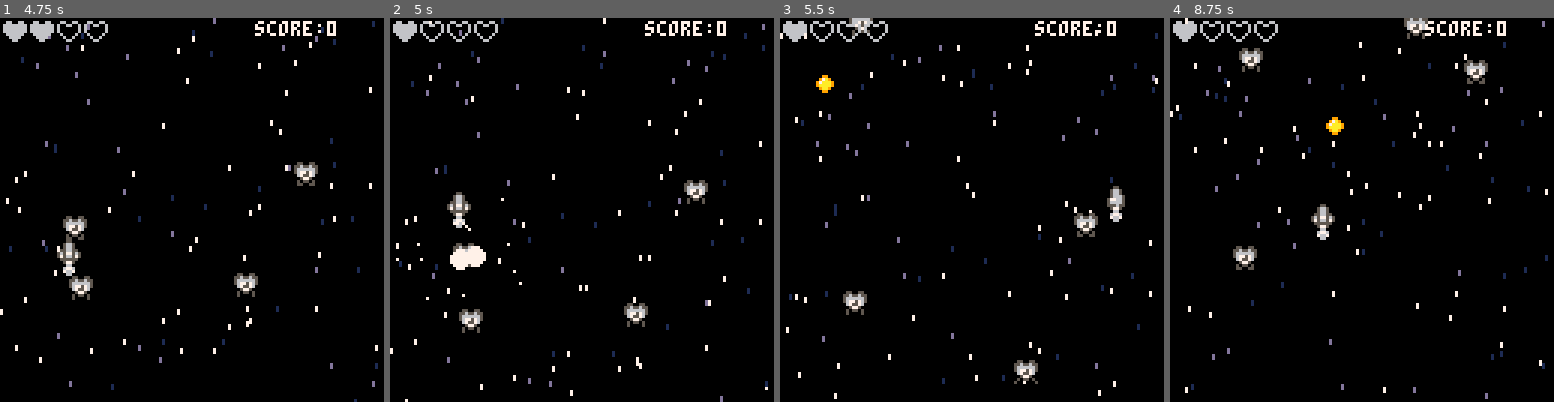
Above: before the commit, frames 1-4 (left to right).
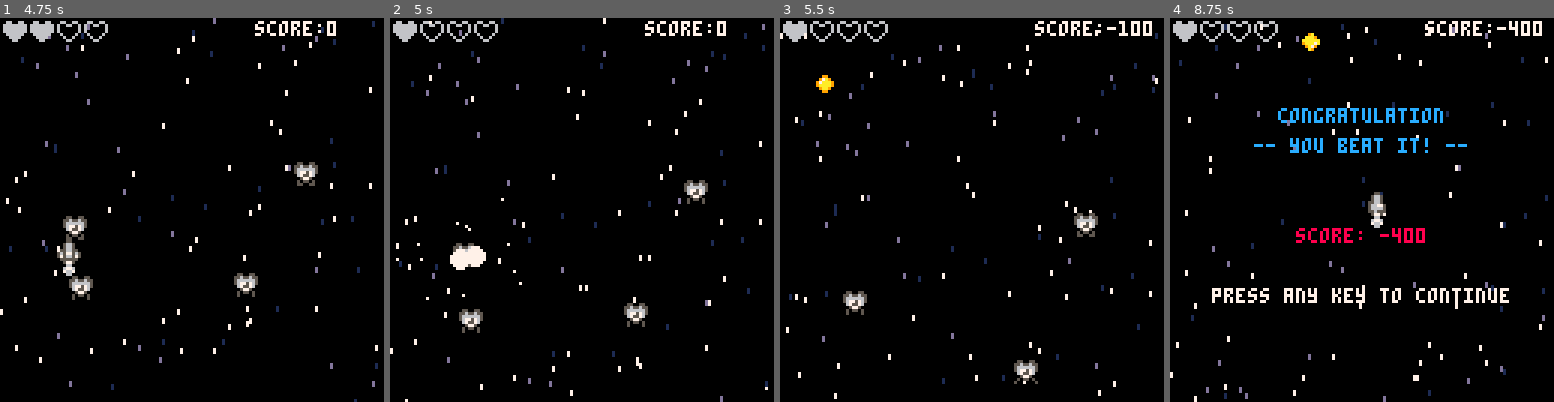
Above: after the commit, the same moments.

Repository: thorty/pico8_shmup
Game: PICO-8 cartridge myshmup2.p8
Same seed, same stepped clock (60 frames per second), same inputs: the game is played once before the commit and once after it.
Inputs:
- Up to frame 1 (4.75 s): tap X (X key) at 0.33, 1.07, 1.85, 2.97, 4.08 s; tap O (Z key) at 0.7, 1.7, 2.1, 2.5, 2.9, 3.3, 3.7, 4.1, 4.5 s; hold Right 1.6-2.1 s; hold Up 2.15-2.42 s; hold Right 2.47-3.03 s; hold Left 3.08-3.58 s; hold Down 3.63-3.97 s; hold Right 4.02-4.68 s; hold Up from 4.73 s (still down)
- Up to frame 2 (5 s): keep holding Up; tap O (Z key) at 4.9 s
- Up to frame 3 (5.5 s): release Up at 5.03 s; hold Left from 5.08 s (still down); tap X (X key) at 5.2 s; tap O (Z key) at 5.3 s
- Up to frame 4 (8.75 s): release Left at 5.68 s; tap O (Z key) every 0.4 s from 5.7 to 8.5 s; hold Down 5.73-6.03 s; hold Right 6.08-6.58 s; tap X (X key) at 6.32, 7.43, 8.55 s; hold Right 6.63-7.13 s; hold Up 7.18-7.45 s; hold Right 7.5-8.07 s; hold Left 8.12-8.62 s; hold Down from 8.67 s (still down)

Frame 1 is identical in both runs. In frame 2, 0.3% of the frame differs, in the area x 14-22%, y 45-55%; in frame 3, 0.7%; in frame 4, 7.6%, in the area x 0-99%, y 0-100%.

Commit message:
fix button mashing

Diff:
--- a/game.lua
+++ b/game.lua
@@ -22,6 +22,7 @@
 	invul=0
 
 
+
 	stars={}
 	for i=1,100 do
 		local newstar={}
@@ -36,8 +37,6 @@
 end
 
 function update_game()
-	t+=1
-
 	ship.sx=0
 	ship.sy=0
 	ship.sp=2
@@ -129,11 +128,6 @@
 					score+=100
 					sfx(2)
 					explode(myen.x+4,myen.y+4)
-
-					if #enemies <=0 then
-						startnewwave()
-					end
-
 				end
 			end
 		end
@@ -161,21 +155,26 @@
 	end
 
 	-- check if enemy is out of screen then respawn
+	--for myen in all(enemies) do
+	--	if myen.y>115 then
+	--		myen.y=-4
+	--	end
+	--end
+
+-- check if enemy is out of screen then delete
 	for myen in all(enemies) do
 		if myen.y>115 then
-			myen.y=-4
-		end
-	end
-
+			score-=100
+			del(enemies,myen)
+		end
+	end
 
 	--time befor gameoveranimation
 	if lives <=0 then
-		--gameoverti me-=1
-		--if gameovertime<=0 then
-			mode="over"
-			music(-1)
-			sfx(4)
-		--end
+		mode="over"
+		music(-1)
+		sfx(4)
+		lockout=t+40
 	end
 
 	--anim flame
@@ -189,6 +188,12 @@
 	move_bullets()
 
 	animatestars()
+
+
+	if mode=="game" and #enemies <=0 then
+		startnewwave()
+	end
+
 
 end
 
@@ -201,7 +206,6 @@
 		if invul<=0 then
 			spr(flamespr,ship.x,ship.y+7)
 			spr(ship.sp,ship.x,ship.y)
-			t=0
 		else -- ship is shootet
 			if sin(t/5)<0.2 then
 				spr(flamespr,ship.x,ship.y+7)
--- a/gamescreens.lua
+++ b/gamescreens.lua
@@ -45,10 +45,14 @@
 		--music(-1)
 		music(2)
 		mode="won"
+		lockout=t+40
 	end
 end
 
 function update_over()
+	if	t<lockout then
+		return
+	end
 	if btn(4)==false and btn(5)==false then
 		btnreleased=true
 	end
@@ -76,6 +80,9 @@
 
 
 function update_won()
+	if t < lockout then
+		return
+	end
 	if btn(4)==false and btn(5)==false then
 		btnreleased=true
 	end
